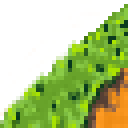
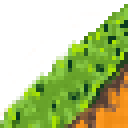
Two versions of the same layered image (128x128). Layer-by-layer changes:
painted on "Grass Shadow" over [80, 52, 128, 128]
painted on "Grass Highlight" over [64, 104, 92, 128]
painted on "Grass Base" over [64, 56, 128, 128]
painted on "Dirt Shadow Light" over [64, 60, 128, 128]
painted on "Dirt base copy" over [120, 60, 128, 68]
